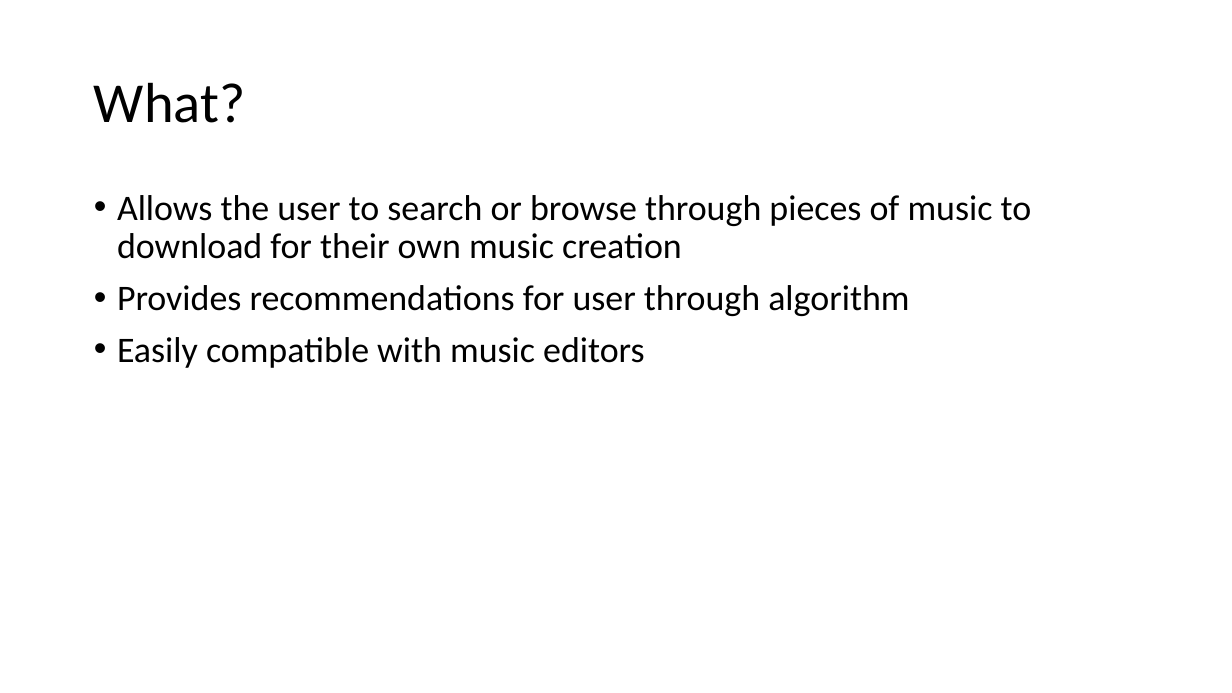
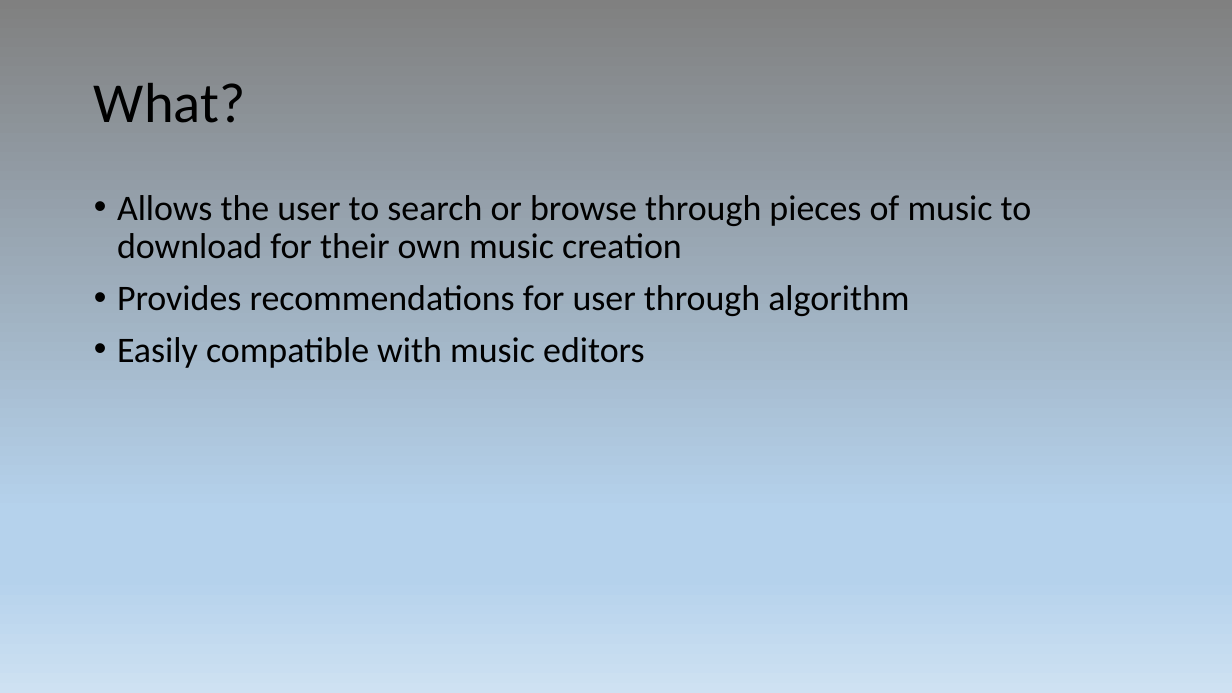
Before and after one commit to ehower/PARS, a slide deck: slide 3 of PARS.pptx. Drawn at 1232x693 pixels with LibreOffice and Linux fonts; fonts in the diff are those of the drawing. Boxes give left, top, right and bottom in pixels: in the first picture for what was removed or moved away, otherwise in the second. Text is boxed around its words. In the diff, an @@ line names an element or a change of style, - is before the commit and + after.

```diff
--- a/PARS.pptx
+++ b/PARS.pptx
@@ background #FFFFFF to gradient #808080 to #B5D2EC to #CEE1F2 @@
```
Also in this commit, not shown: 2 slides added.
